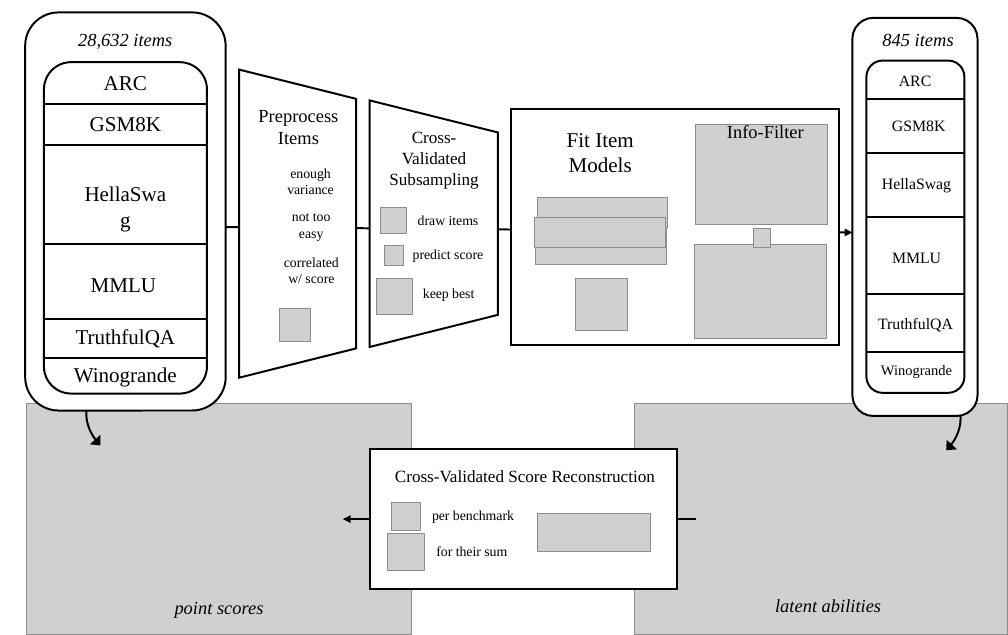
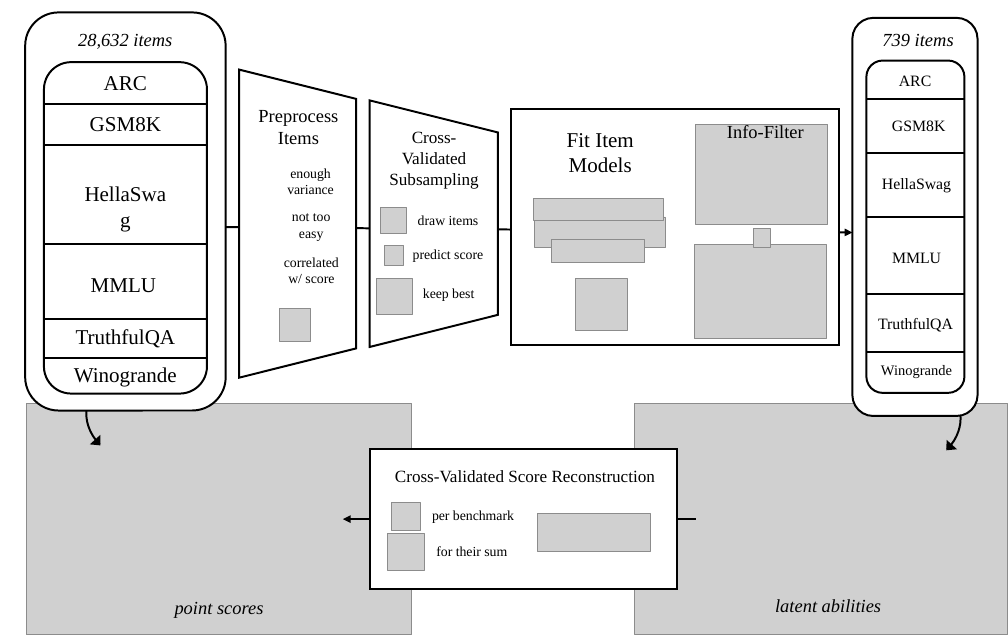
Before and after one commit to adkipnis/metabench, a slide deck: slide 1 of figures/overview/overview.pptx. Drawn at 1008x635 pixels with LibreOffice and Linux fonts; fonts in the diff are those of the drawing; grey boxes stand for pictures; background and template pictures are left out. Boxes give left, top, right and bottom in pixels: in the first picture for what was removed or moved away, otherwise in the second. Text is boxed around its words. In the diff, an @@ line names an element or a change of style, - is before the commit and + after.

```diff
--- a/figures/overview/overview.pptx
+++ b/figures/overview/overview.pptx
@@ text at (x1=882, y1=33, x2=954, y2=46): text changed @@
-845 items
+739 items
@@ picture resized from (x1=538, y1=198, x2=669, y2=229) to (x1=533, y1=198, x2=663, y2=220) @@
@@ picture removed at (x1=536, y1=229, x2=667, y2=265) @@
@@ picture added at (x1=551, y1=240, x2=645, y2=263) @@
```
Also in this commit, not shown: 1 other file.
